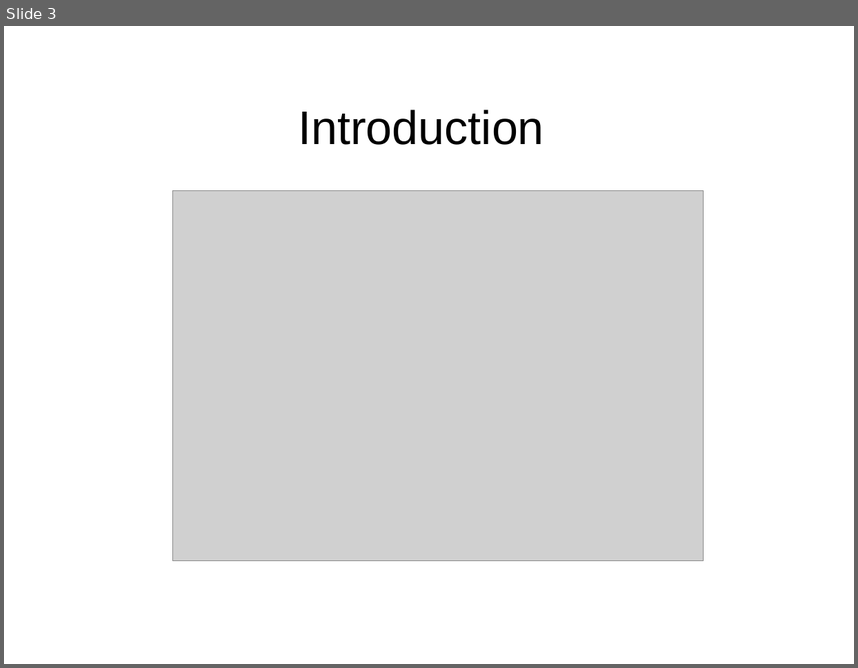
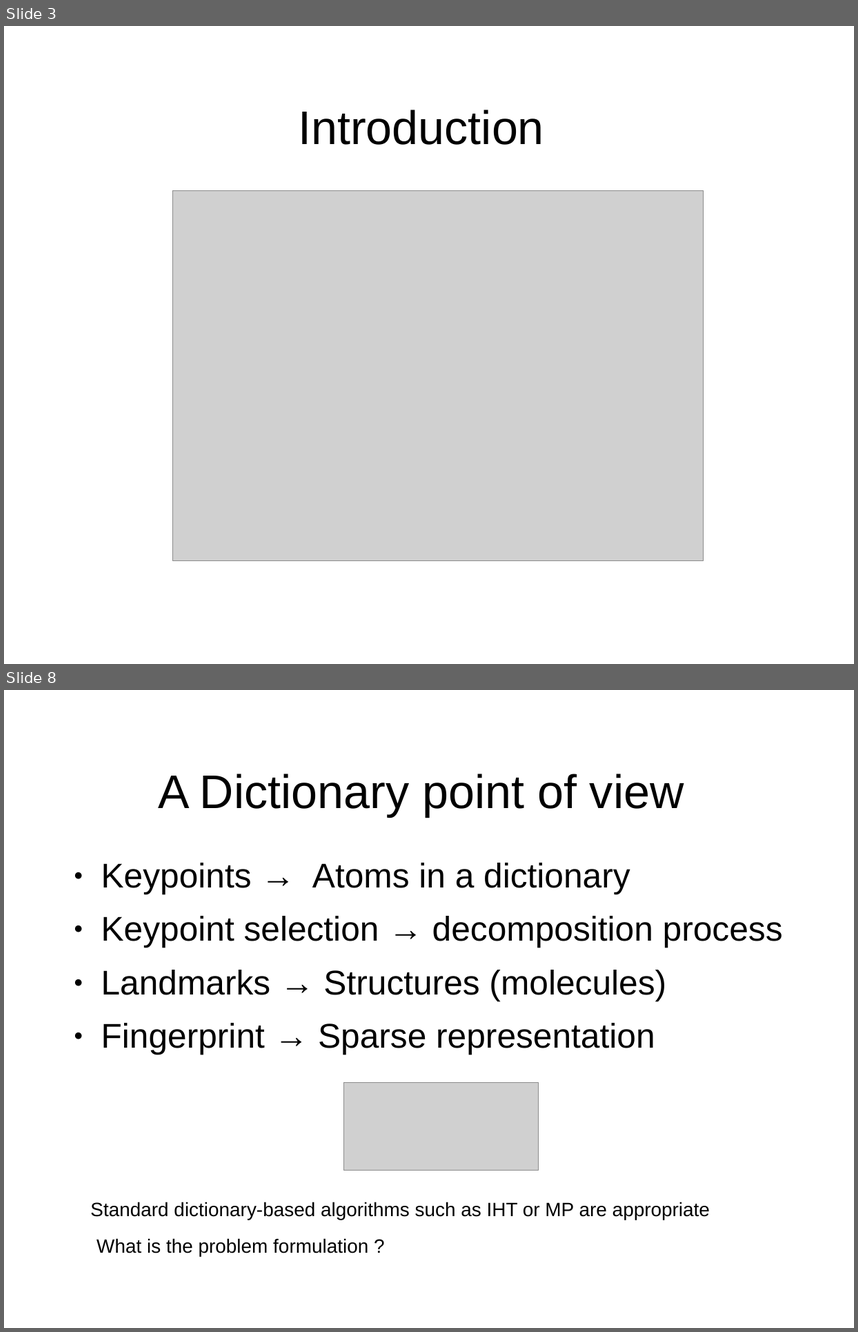
Before and after one commit to mmoussallam/audio-sketch, a slide deck: src/icassp14_fgpt/icassp14/slides.ppt. Shown one above the other, each under a label of ours: slide 3 before the commit, slides 3 and 8 after it; the slides between them are not shown. The pictures are 858x668 and 858x1332 pixels, drawn with LibreOffice and Linux fonts; fonts in the diff are those of the drawing; grey boxes stand for pictures; background and template pictures are left out. Boxes give left, top, right and bottom in pixels: in the first picture for what was removed or moved away, otherwise in the second. Text is boxed around its words. In the diff, an @@ line names an element or a change of style, - is before the commit and + after.

```diff
--- a/src/icassp14_fgpt/icassp14/slides.ppt
+++ b/src/icassp14_fgpt/icassp14/slides.ppt
@@ slide 8 added at <box>4,690,854,1328</box>, background picture (left out) @@
@@ title added at <box>158,773,684,817</box>, 44 pt, text #000000 @@
+A Dictionary point of view
@@ text added at <box>101,862,783,1054</box>, 32 pt, text #000000 @@
+● Keypoints → Atoms in a dictionary
+● Keypoint selection → decomposition process
+● Landmarks → Structures (molecules)
+● Fingerprint → Sparse representation
@@ picture added at <box>344,1083,539,1170</box> @@
@@ text added at <box>90,1201,710,1219</box>, 18 pt, text #000000 @@
+Standard dictionary-based algorithms such as IHT or MP are appropriate
@@ text added at <box>96,1238,368,1256</box>, 18 pt, text #000000 @@
+What is the problem formulation ?
```
Also in this commit, not shown: 3 slides changed, 4 other slides added, 1 slide removed.
